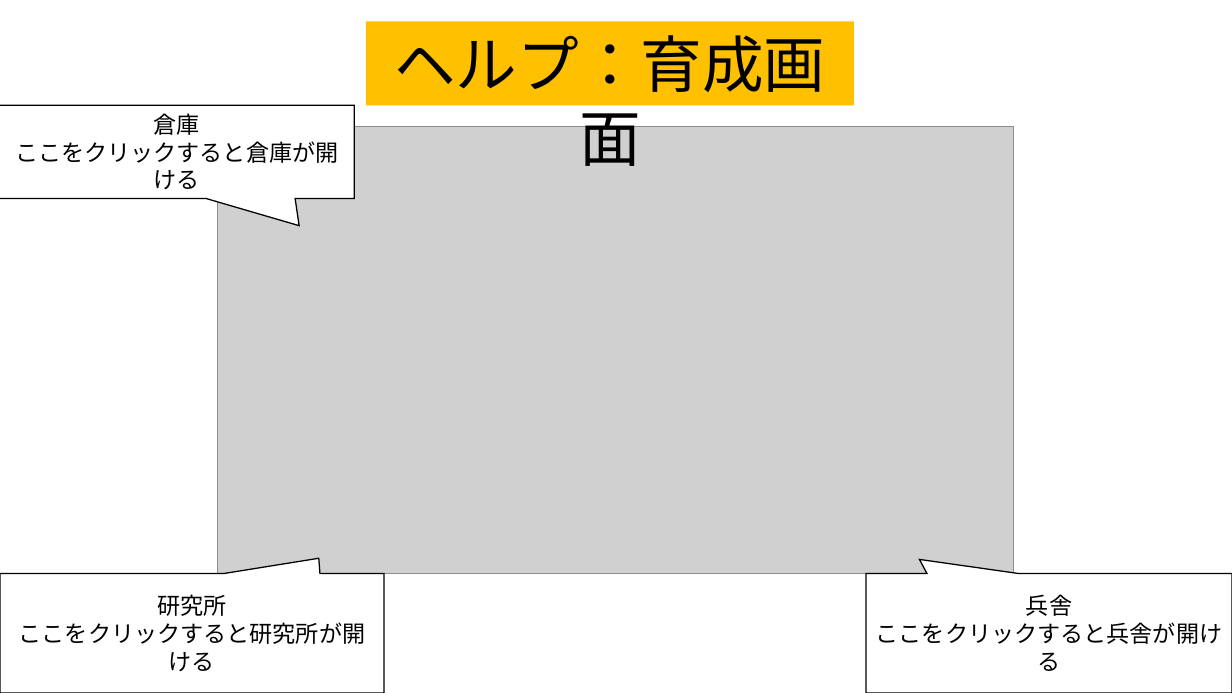
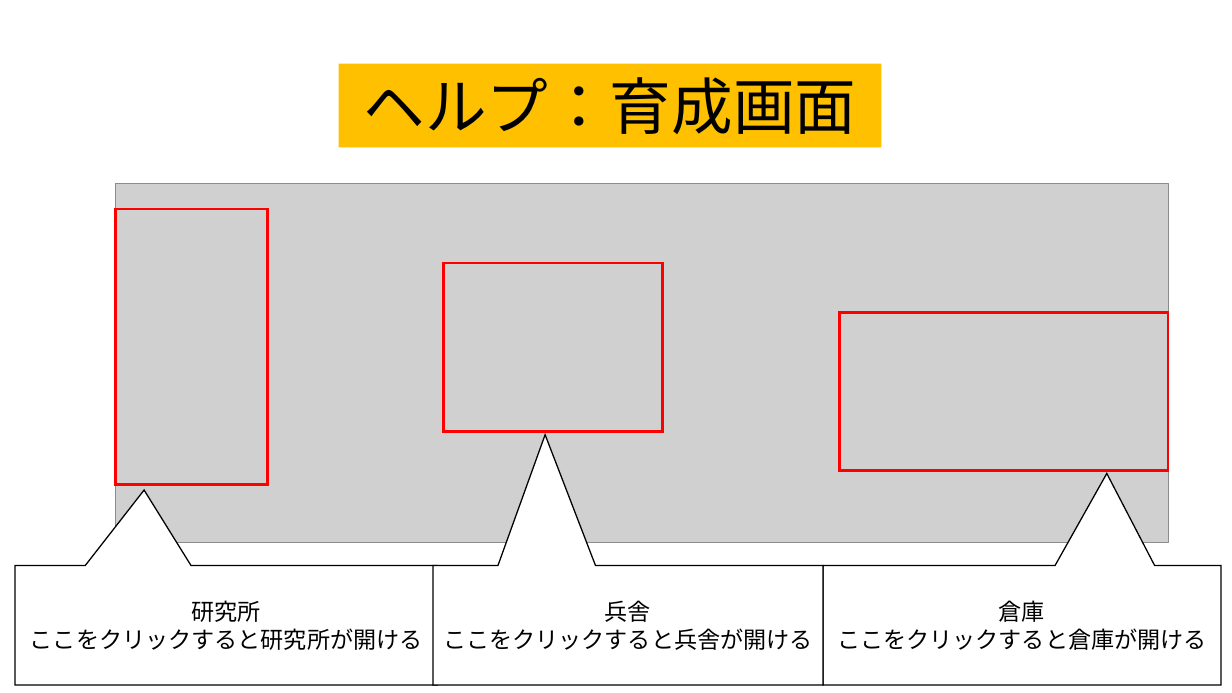
Before and after one commit to team556/team, a slide deck: slide 1 of 説明文.pptx. Drawn at 1232x693 pixels with LibreOffice and Linux fonts; fonts in the diff are those of the drawing; grey boxes stand for pictures. Boxes give left, top, right and bottom in pixels: in the first picture for what was removed or moved away, otherwise in the second. Text is boxed around its words. In the diff, an @@ line names an element or a change of style, - is before the commit and + after.

```diff
--- a/説明文.pptx
+++ b/説明文.pptx
@@ rectangle "ヘルプ：育成画面": place and size @@
-rectangle "ヘルプ：育成画面" at box(366, 21, 854, 105)
+rectangle "ヘルプ：育成画面" at box(338, 64, 881, 148)
@@ picture: place and size @@
-picture at box(218, 127, 1014, 574)
+picture at box(116, 183, 1168, 543)
@@ rectangle added at box(116, 209, 267, 484), outline #FF0000 2.25 pt @@
@@ rectangle added at box(444, 263, 664, 432), outline #FF0000 2.25 pt @@
@@ rectangle added at box(840, 312, 1168, 470), outline #FF0000 2.25 pt @@
@@ speech box "研究所": place and size @@
-speech box "研究所" at box(0, 574, 384, 693)
+speech box "研究所" at box(15, 566, 437, 685)
@@ proportions changed in 3 elements at box(15, 566, 437, 685), box(823, 566, 1222, 685), box(433, 566, 823, 685) @@
@@ speech box "兵舎": place and size @@
-speech box "兵舎" at box(866, 574, 1232, 693)
+speech box "兵舎" at box(433, 566, 823, 685)
@@ speech box "倉庫": place and size @@
-speech box "倉庫" at box(0, 105, 354, 199)
+speech box "倉庫" at box(823, 566, 1222, 685)
```
Also in this commit, not shown: 3 other slides changed, 4 slides added, 5 other files.
